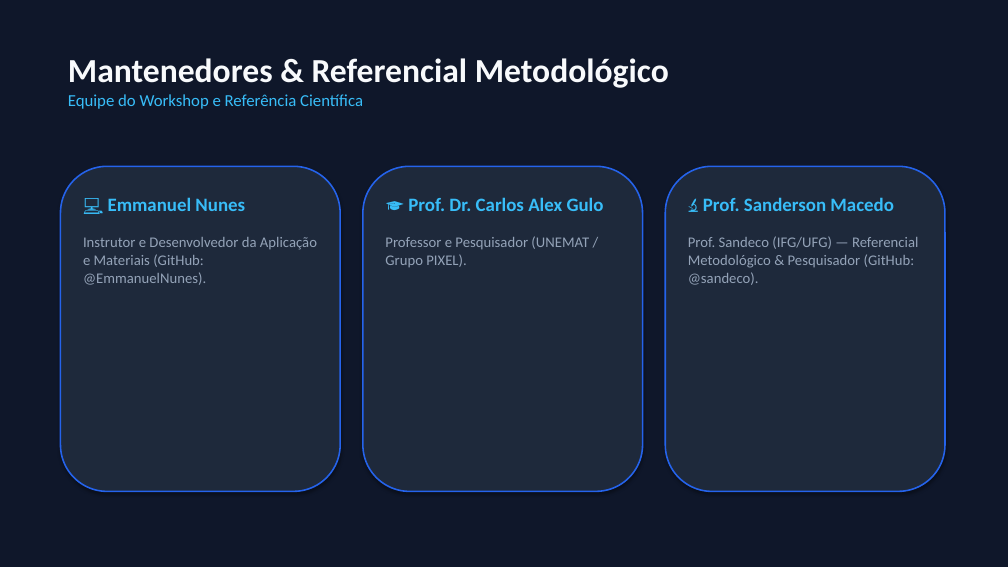
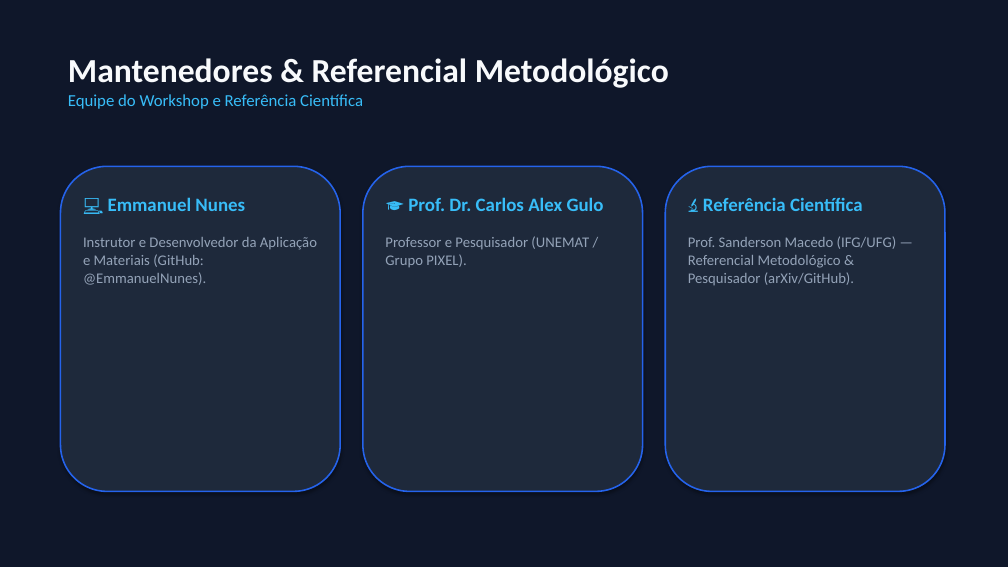
Before and after one commit to EmmanuelNunes/SECOMP---IA, a slide deck: slide 8 of slides/apresentacao.pptx. Drawn at 1008x567 pixels with LibreOffice and Linux fonts; fonts in the diff are those of the drawing. Boxes give left, top, right and bottom in pixels: in the first picture for what was removed or moved away, otherwise in the second. Text is boxed around its words. In the diff, an @@ line names an element or a change of style, - is before the commit and + after.

Commit message:
docs: remove Prof. Sanderson Macedo da lista de mantenedores (mantido em Referencial Metodologico e Creditos)

```diff
--- a/slides/apresentacao.pptx
+++ b/slides/apresentacao.pptx
@@ text at bbox=[688, 198, 897, 285]: text changed @@
-🔬 Prof. Sanderson Macedo
-Prof. Sandeco (IFG/UFG) — Referencial Metodológico & Pesquisador (GitHub: @sandeco).
+🔬 Referência Científica
+Prof. Sanderson Macedo (IFG/UFG) — Referencial Metodológico & Pesquisador (arXiv/GitHub).
```
Also in this commit, not shown: 1 other slide changed, 3 other files.
